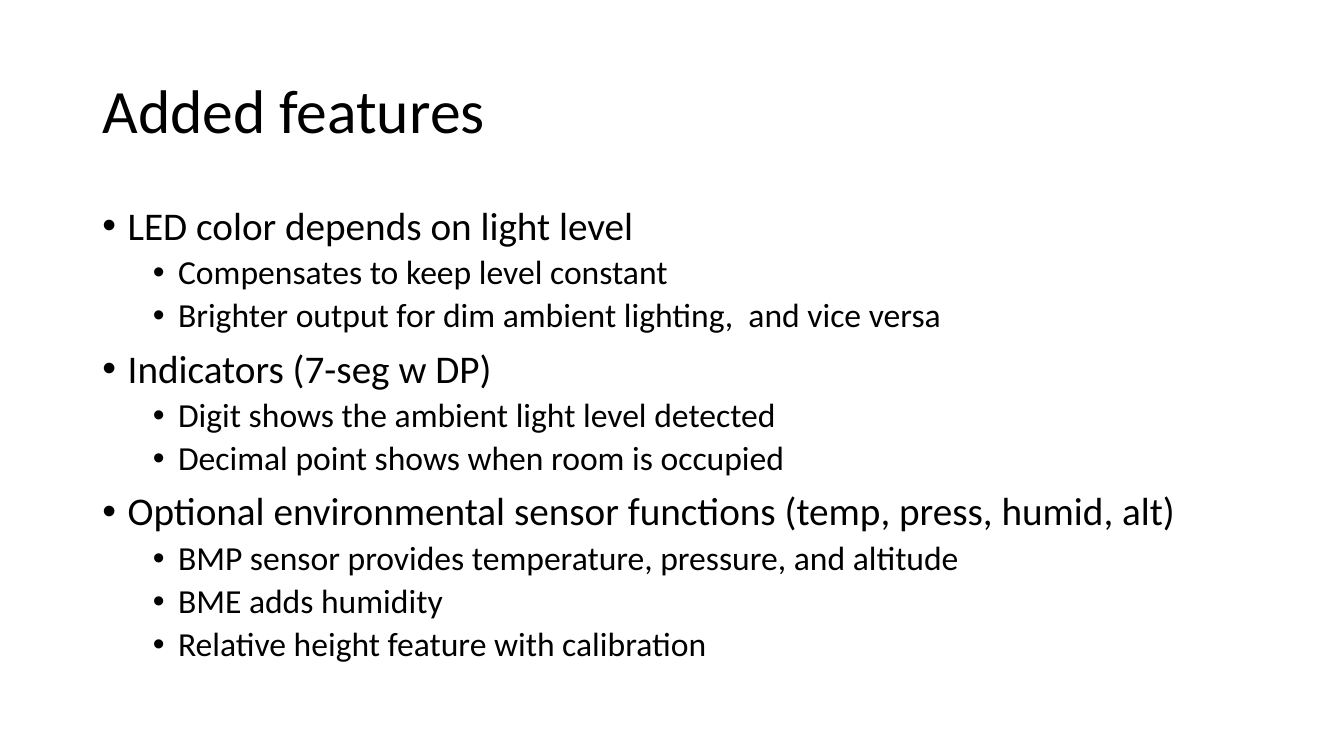
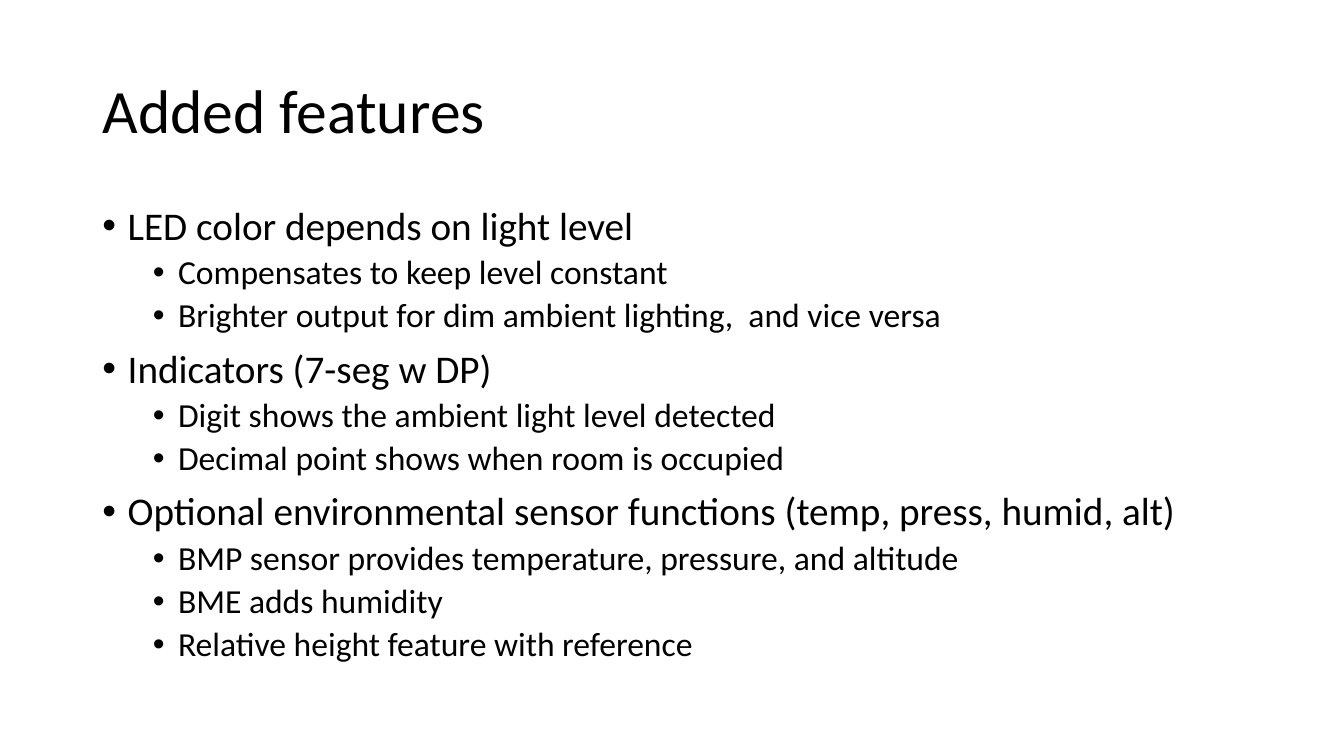
Before and after one commit to EmbeddedSystemClass/FinalProject5381, a slide deck: slide 5 of Final Project 5381.pptx. Drawn at 1344x756 pixels with LibreOffice and Linux fonts; fonts in the diff are those of the drawing. Boxes give left, top, right and bottom in pixels: in the first picture for what was removed or moved away, otherwise in the second. Text is boxed around its words. In the diff, an @@ line names an element or a change of style, - is before the commit and + after.

```diff
--- a/Final Project 5381.pptx
+++ b/Final Project 5381.pptx
@@ text at (178,632,692,662): text changed @@
-  • Relative height feature with calibration
+  • Relative height feature with reference
```
Also in this commit, not shown: 5 other slides changed, 6 slides added, 1 slide removed, 2 other files.
